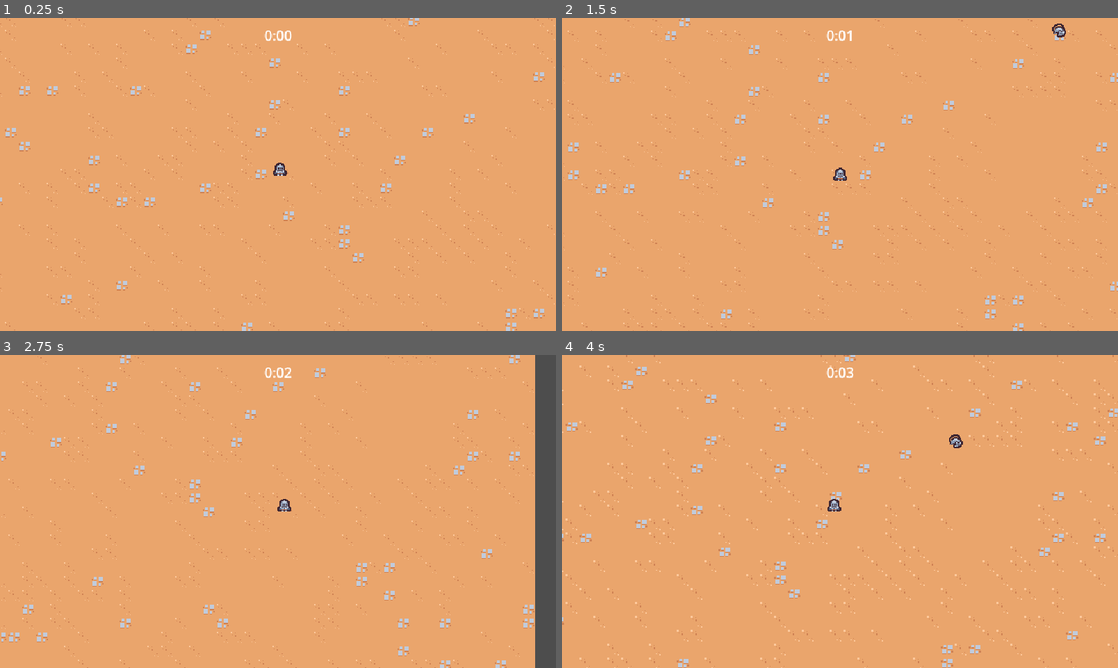
Above: before the commit, frames 1-4 (two rows, left to right).
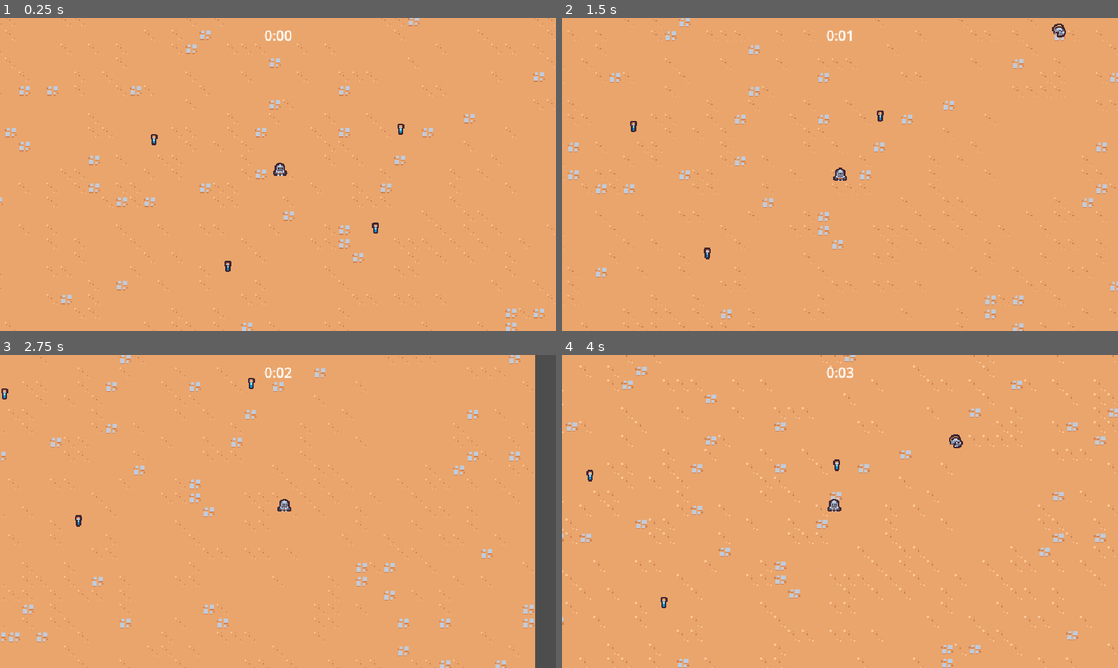
Above: after the commit, the same moments.

Repository: KartikWatts/games
Game: Godot game, scene res://scenes/main/main.tscn
The game is run twice, just before and just after one commit, with the same random seed, the same clock (stepped at 60 frames per second) and the same inputs.
Inputs:
- Up to frame 1 (0.25 s): no input
- Up to frame 2 (1.5 s): hold Right (move_right) 0.53-1.28 s; hold Down (move_down) from 1.28 s (still down)
- Up to frame 3 (2.75 s): release Down (move_down) at 2.03 s; hold Right (move_right) from 2.03 s (still down)
- Up to frame 4 (4 s): release Right (move_right) at 2.78 s; hold Up (move_up) 2.78-3.53 s; hold Left (move_left) from 3.53 s (still down)

The runs differ from the first frame. In frame 1, 0.1% of the frame differs, in the area x 27-73%, y 33-82%; in frame 2, 0.1%; in frame 3, 0.1%; in frame 4, 0.1%.

Commit message:
implementing experience drops and tracking
- including directory restructuring
- autoload project file to access globally
- custom event usage

Diff:
--- a/2d-survivors-course/project.godot
+++ b/2d-survivors-course/project.godot
@@ -14,6 +14,10 @@
 run/main_scene="res://scenes/main/main.tscn"
 config/features=PackedStringArray("4.2", "Forward Plus")
 config/icon="res://icon.svg"
+
+[autoload]
+
+GameEvents="*res://scenes/autoload/game_events.tscn"
 
 [display]
 
@@ -56,6 +60,7 @@
 2d_physics/layer_2="Player"
 2d_physics/layer_3="Enemy"
 2d_physics/layer_4="EnemyCollision"
+2d_physics/layer_5="PlayerPickup"
 
 [rendering]
 
--- /dev/null
+++ b/2d-survivors-course/scenes/autoload/game_events.gd
@@ -0,0 +1,7 @@
+extends Node
+
+signal experience_vial_collected(number: float)
+
+
+func emit_experience_vial_collected(number: float):
+	experience_vial_collected.emit(number)
--- /dev/null
+++ b/2d-survivors-course/scenes/autoload/game_events.tscn
@@ -0,0 +1,6 @@
+[gd_scene load_steps=2 format=3 uid="uid://byshh44mtvjq8"]
+
+[ext_resource type="Script" path="res://scenes/autoload/game_events.gd" id="1_nl474"]
+
+[node name="GameEvents" type="Node"]
+script = ExtResource("1_nl474")
--- a/2d-survivors-course/scenes/basic_enemy/basic_enemy.tscn
+++ b/2d-survivors-course/scenes/game_object/basic_enemy/basic_enemy.tscn
@@ -1,7 +1,7 @@
 [gd_scene load_steps=5 format=3 uid="uid://dlsoablcbbnbn"]
 
-[ext_resource type="Script" path="res://scenes/basic_enemy/basic_enemy.gd" id="1_btoq0"]
-[ext_resource type="Texture2D" uid="uid://c4wr81m8ifp8g" path="res://scenes/basic_enemy/basic_enemy.png" id="1_tp3eb"]
+[ext_resource type="Script" path="res://scenes/game_object/basic_enemy/basic_enemy.gd" id="1_btoq0"]
+[ext_resource type="Texture2D" uid="uid://c4wr81m8ifp8g" path="res://scenes/game_object/basic_enemy/basic_enemy.png" id="1_tp3eb"]
 
 [sub_resource type="CircleShape2D" id="CircleShape2D_3fx0j"]
 radius = 12.0
--- /dev/null
+++ b/2d-survivors-course/scenes/game_object/experience_vial.gd
@@ -0,0 +1,11 @@
+extends Node2D
+
+
+# Called when the node enters the scene tree for the first time.
+func _ready():
+	$Area2D.area_entered.connect(on_area_entered)
+
+
+func on_area_entered(other_area: Area2D):
+	GameEvents.emit_experience_vial_collected(1)
+	queue_free()
--- /dev/null
+++ b/2d-survivors-course/scenes/game_object/experience_vial.tscn
@@ -0,0 +1,20 @@
+[gd_scene load_steps=4 format=3 uid="uid://q21cno2abry3"]
+
+[ext_resource type="Script" path="res://scenes/game_object/experience_vial.gd" id="1_bsqmf"]
+[ext_resource type="Texture2D" uid="uid://ccwm3n5511qsa" path="res://scenes/game_object/experience_vial.png" id="1_e3u2d"]
+
+[sub_resource type="CircleShape2D" id="CircleShape2D_ucghx"]
+radius = 16.0
+
+[node name="ExperienceVial" type="Node2D"]
+script = ExtResource("1_bsqmf")
+
+[node name="Area2D" type="Area2D" parent="."]
+collision_layer = 0
+collision_mask = 16
+
+[node name="CollisionShape2D" type="CollisionShape2D" parent="Area2D"]
+shape = SubResource("CircleShape2D_ucghx")
+
+[node name="Sprite2D" type="Sprite2D" parent="."]
+texture = ExtResource("1_e3u2d")
--- a/2d-survivors-course/scenes/game_camera/game_camera.tscn
+++ b/2d-survivors-course/scenes/game_object/game_camera/game_camera.tscn
@@ -1,6 +1,6 @@
 [gd_scene load_steps=2 format=3 uid="uid://b4io2an6ige4s"]
 
-[ext_resource type="Script" path="res://scenes/game_camera/game_camera.gd" id="1_ivx1i"]
+[ext_resource type="Script" path="res://scenes/game_object/game_camera/game_camera.gd" id="1_ivx1i"]
 
 [node name="GameCamera" type="Camera2D"]
 script = ExtResource("1_ivx1i")
--- a/2d-survivors-course/scenes/player/player.tscn
+++ b/2d-survivors-course/scenes/game_object/player/player.tscn
@@ -1,8 +1,11 @@
-[gd_scene load_steps=5 format=3 uid="uid://c2o7ggmbuyq3b"]
+[gd_scene load_steps=6 format=3 uid="uid://c2o7ggmbuyq3b"]
 
-[ext_resource type="Script" path="res://scenes/player/player.gd" id="1_6ggdr"]
-[ext_resource type="Texture2D" uid="uid://c3oci8ridauxg" path="res://scenes/player/player.png" id="2_1v84t"]
+[ext_resource type="Script" path="res://scenes/game_object/player/player.gd" id="1_6ggdr"]
+[ext_resource type="Texture2D" uid="uid://c3oci8ridauxg" path="res://scenes/game_object/player/player.png" id="2_1v84t"]
 [ext_resource type="PackedScene" uid="uid://crwtyhsq062wk" path="res://scenes/ability/sword_ability_controller/sword_ability_controller.tscn" id="2_moccb"]
+
+[sub_resource type="CircleShape2D" id="CircleShape2D_3mwpg"]
+radius = 32.0
 
 [sub_resource type="CircleShape2D" id="CircleShape2D_t35ii"]
 radius = 5.0
@@ -16,6 +19,13 @@
 
 [node name="SwordAbilityController" parent="AbilityManager" instance=ExtResource("2_moccb")]
 
+[node name="Area2D" type="Area2D" parent="."]
+collision_layer = 16
+collision_mask = 0
+
+[node name="CollisionShape2D" type="CollisionShape2D" parent="Area2D"]
+shape = SubResource("CircleShape2D_3mwpg")
+
 [node name="Sprite2D" type="Sprite2D" parent="."]
 texture = ExtResource("2_1v84t")
 offset = Vector2(0, -8)
--- a/2d-survivors-course/scenes/main/main.tscn
+++ b/2d-survivors-course/scenes/main/main.tscn
@@ -1,11 +1,13 @@
-[gd_scene load_steps=7 format=3 uid="uid://cnfotfwbqn61p"]
+[gd_scene load_steps=9 format=3 uid="uid://cnfotfwbqn61p"]
 
 [ext_resource type="TileSet" uid="uid://wiluhbm2cyyi" path="res://resources/tileset.tres" id="1_3sopq"]
-[ext_resource type="PackedScene" uid="uid://c2o7ggmbuyq3b" path="res://scenes/player/player.tscn" id="1_6q4rs"]
+[ext_resource type="PackedScene" uid="uid://c2o7ggmbuyq3b" path="res://scenes/game_object/player/player.tscn" id="1_6q4rs"]
 [ext_resource type="PackedScene" uid="uid://dyy6q3goih542" path="res://scenes/manager/enemy_manager.tscn" id="1_6r7lf"]
-[ext_resource type="PackedScene" uid="uid://b4io2an6ige4s" path="res://scenes/game_camera/game_camera.tscn" id="1_lddax"]
+[ext_resource type="PackedScene" uid="uid://b4io2an6ige4s" path="res://scenes/game_object/game_camera/game_camera.tscn" id="1_lddax"]
 [ext_resource type="PackedScene" uid="uid://c07mahaevgbud" path="res://scenes/ui/arena_time_ui.tscn" id="1_ni4o4"]
 [ext_resource type="PackedScene" uid="uid://c4jyynk4gcgoj" path="res://scenes/manager/arena_time_manager.tscn" id="2_owxx1"]
+[ext_resource type="PackedScene" uid="uid://b0l3ryye8rljn" path="res://scenes/manager/experience_manager.tscn" id="4_b7oit"]
+[ext_resource type="PackedScene" uid="uid://q21cno2abry3" path="res://scenes/game_object/experience_vial.tscn" id="7_8jjyt"]
 
 [node name="Main" type="Node"]
 
@@ -15,6 +17,8 @@
 [node name="ArenaTimeManager" parent="." instance=ExtResource("2_owxx1")]
 
 [node name="EnemyManager" parent="." instance=ExtResource("1_6r7lf")]
+
+[node name="ExperienceManager" parent="." instance=ExtResource("4_b7oit")]
 
 [node name="GameCamera" parent="." instance=ExtResource("1_lddax")]
 
@@ -26,3 +30,15 @@
 
 [node name="Player" parent="." instance=ExtResource("1_6q4rs")]
 position = Vector2(318, 185)
+
+[node name="ExperienceVial" parent="." instance=ExtResource("7_8jjyt")]
+position = Vector2(457, 131)
+
+[node name="ExperienceVial2" parent="." instance=ExtResource("7_8jjyt")]
+position = Vector2(428, 245)
+
+[node name="ExperienceVial3" parent="." instance=ExtResource("7_8jjyt")]
+position = Vector2(258, 289)
+
+[node name="ExperienceVial4" parent="." instance=ExtResource("7_8jjyt")]
+position = Vector2(173, 143)
--- a/2d-survivors-course/scenes/manager/enemy_manager.tscn
+++ b/2d-survivors-course/scenes/manager/enemy_manager.tscn
@@ -1,7 +1,7 @@
 [gd_scene load_steps=3 format=3 uid="uid://dyy6q3goih542"]
 
 [ext_resource type="Script" path="res://scenes/manager/enemy_manager.gd" id="1_1cnff"]
-[ext_resource type="PackedScene" uid="uid://dlsoablcbbnbn" path="res://scenes/basic_enemy/basic_enemy.tscn" id="2_rsw1k"]
+[ext_resource type="PackedScene" uid="uid://dlsoablcbbnbn" path="res://scenes/game_object/basic_enemy/basic_enemy.tscn" id="2_rsw1k"]
 
 [node name="EnemyManager" type="Node"]
 script = ExtResource("1_1cnff")
--- /dev/null
+++ b/2d-survivors-course/scenes/manager/experience_manager.gd
@@ -0,0 +1,15 @@
+extends Node
+
+var current_experience = 0
+
+func _ready():
+	GameEvents.experience_vial_collected.connect(on_experience_vial_collected)
+
+
+func increment_experience(number: float):
+	current_experience += number
+	print(current_experience)
+
+
+func on_experience_vial_collected(number: float):
+	increment_experience(number)
--- /dev/null
+++ b/2d-survivors-course/scenes/manager/experience_manager.tscn
@@ -0,0 +1,6 @@
+[gd_scene load_steps=2 format=3 uid="uid://b0l3ryye8rljn"]
+
+[ext_resource type="Script" path="res://scenes/manager/experience_manager.gd" id="1_8dgst"]
+
+[node name="ExperienceManager" type="Node"]
+script = ExtResource("1_8dgst")
Renamed: 2d-survivors-course/scenes/basic_enemy/basic_enemy.gd -> 2d-survivors-course/scenes/game_object/basic_enemy/basic_enemy.gd
Renamed: 2d-survivors-course/scenes/basic_enemy/basic_enemy.png -> 2d-survivors-course/scenes/game_object/basic_enemy/basic_enemy.png
Not shown, changed: 2d-survivors-course/scenes/game_object/basic_enemy/basic_enemy.png.import
Binary file added: 2d-survivors-course/scenes/game_object/experience_vial.png
Not shown, changed: 2d-survivors-course/scenes/game_object/experience_vial.png.import
Renamed: 2d-survivors-course/scenes/game_camera/game_camera.gd -> 2d-survivors-course/scenes/game_object/game_camera/game_camera.gd
Renamed: 2d-survivors-course/scenes/player/player.gd -> 2d-survivors-course/scenes/game_object/player/player.gd
Renamed: 2d-survivors-course/scenes/player/player.png -> 2d-survivors-course/scenes/game_object/player/player.png
Not shown, added: 2d-survivors-course/scenes/game_object/player/player.png.import
